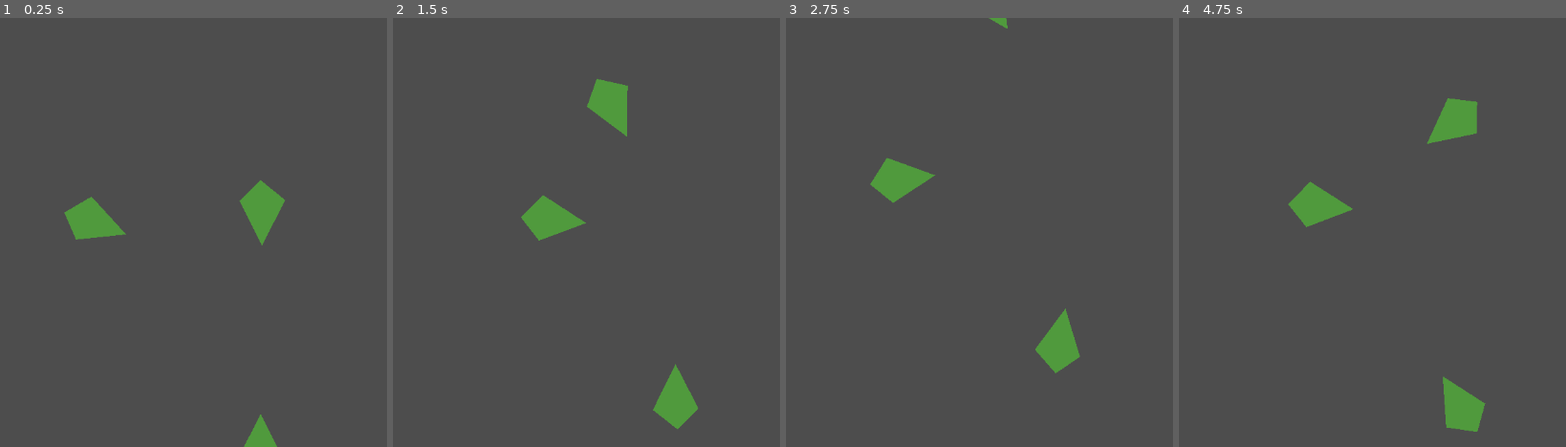
Above: before the commit, frames 1-4 (left to right).
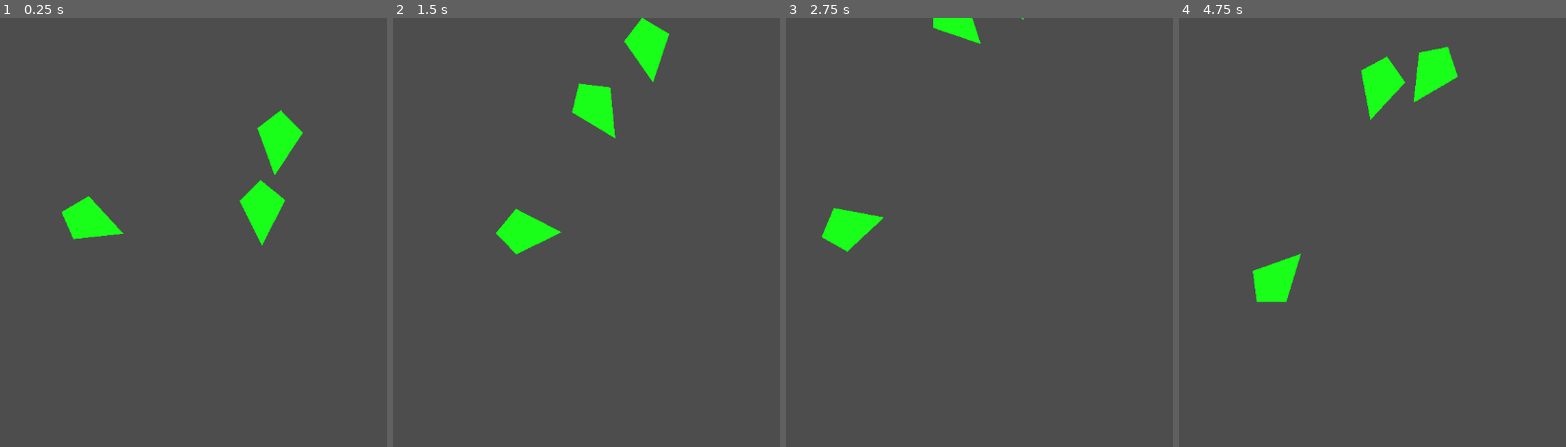
Above: after the commit, the same moments.

Repository: Immersor-git/Running-Out-of-Power
Game: Godot game, scene res://shydog.tscn
Two runs of this game, one before a commit and one after it. Both use one fixed random seed, a clock stepped at 60 frames per second and the inputs below.
Inputs (mouse positions are in pixels of both pictures, inside the frame that each line leads up to):
- Up to frame 1 (0.25 s): no input
- Up to frame 2 (1.5 s): move the mouse to (outside the picture) at 0.52 s; move the mouse to (501, 253) at 1.27 s
- Up to frame 3 (2.75 s): move the mouse to (1122, 138) at 2.02 s
- Up to frame 4 (4.75 s): move the mouse to (1403, 318) at 2.77 s; move the mouse to (outside the picture) at 3.52 s; move the mouse to (1209, 168) at 4.27 s

The runs differ from the first frame. In frame 1, 3.2% of the frame differs, in the area x 15-79%, y 21-100%; in frame 2, 4.8%; in frame 3, 3.3%; in frame 4, 5.5%, in the area x 19-80%, y 6-97%.

Commit message:
Dog attacking

Diff:
--- a/Running_Out_Of_Power/Godot/CharacterBody2D.gd
+++ b/Running_Out_Of_Power/Godot/CharacterBody2D.gd
@@ -1,41 +1,53 @@
 extends CharacterBody2D
 
 # Get the gravity from the project settings to be synced with RigidBody nodes.
-var state = "Curious"
+
+enum STATE {Curious,Threatened,Attacking}
+
+var state = STATE.Curious
 
 var targetPosition = Vector2(0,0)
 var actualPosition = Vector2(0,0)
 
-func state_Curious():
-	get_node("Polygon2D").stateCurious()
+var action = false
+
+var timer = Timer.new()
+
+func stateCurious():
+	get_node("%Doggygon").stateCurious()
 	var diff = targetPosition - global_position
 	var distance = diff.length()
-	if distance > 300:
+	if distance > 400:
 		velocity = Vector2(200,0).rotated(global_rotation)
-	elif distance < 150:
+	elif distance < 300:
 		velocity = Vector2(-200,0).rotated(global_rotation)
 	else:
 		velocity = Vector2(0,60).rotated(global_rotation)
 
-func state_Threatened():
-	get_node("Polygon2D").stateThreatened()
+func stateThreatened():
+	get_node("%Doggygon").stateThreatened()
 	var diff = targetPosition - global_position
 	var distance = diff.length()
 	if distance > 300:
 		velocity = Vector2(100,0).rotated(global_rotation)
-	elif distance < 150:
-		velocity = Vector2(-100,0).rotated(global_rotation)
+	elif distance < 200:
+		velocity = Vector2(-150,0).rotated(global_rotation)
+
+func stateAttacking():
+	action = true
+	velocity = Vector2(0,0)
+	get_node("%Doggygon").stateWindup()
+	await get_tree().create_timer(1.0).timeout
+	get_node("%Doggygon").stateAttack()
+	velocity = Vector2(500,0).rotated(global_rotation)
+	await get_tree().create_timer(0.7).timeout
+	velocity = Vector2(500,0).rotated(global_rotation)
+	state = STATE.Threatened
+	await get_tree().create_timer(0.3).timeout
+	action = false
 
 func target_position():
 	return get_global_mouse_position()
-
-func movement():
-	var diff = targetPosition - global_position
-	var distance = diff.length()
-	if distance > 300:
-		velocity = Vector2(200,0).rotated(global_rotation)
-	else:
-		velocity = Vector2(-200,0).rotated(global_rotation)
 
 
 func _physics_process(delta):
@@ -44,7 +56,43 @@
 	actualPosition = target_position();
 	targetPosition = targetPosition.lerp(actualPosition,0.04)
 	look_at(targetPosition)
-	movement()
+
+
+	if state == STATE.Curious:
+		stateCurious()
+	elif state == STATE.Threatened:
+		stateThreatened()
 	#state_Curious()
 
 	move_and_slide()
+
+func behavior():
+	if action:
+		return
+
+	if state == STATE.Curious:
+		state = STATE.Threatened
+	else:
+		var doesLunge = randf()
+		print("AttackChance")
+		print(doesLunge)
+		if doesLunge < 0.5:
+			state = STATE.Attacking
+			stateAttacking()
+		else:
+			state = STATE.Curious
+	print("Setting state")
+	print("State")
+
+func _inital():
+	print("Starting")
+	timer.wait_time = 3.0
+	timer.one_shot = false
+	add_child(timer)
+	timer.start()
+	timer.connect("timeout",behavior)
+
+
+func _on_timer_timeout():
+	behavior()
+	get_node("Timer").wait_time = randi_range(3,7)
--- a/Running_Out_Of_Power/Godot/EnemyColor.gd
+++ b/Running_Out_Of_Power/Godot/EnemyColor.gd
@@ -3,5 +3,11 @@
 func stateCurious():
 	color = Color(0.1,1,0.1)
 
-func stateThreatend():
+func stateThreatened():
 	color = Color(0.6,0.6,0)
+
+func stateWindup():
+	color = Color(0.8,0,0)
+
+func stateAttack():
+	color = Color(0.5,0,0)
--- /dev/null
+++ b/Running_Out_Of_Power/Godot/enemy_shydog.tscn
@@ -0,0 +1,26 @@
+[gd_scene load_steps=4 format=3 uid="uid://bvblgopn4jmlh"]
+
+[ext_resource type="Script" path="res://CharacterBody2D.gd" id="1_6qkpl"]
+[ext_resource type="Script" path="res://EnemyColor.gd" id="2_tcd4h"]
+
+[sub_resource type="CircleShape2D" id="CircleShape2D_xokvy"]
+
+[node name="Patroller" type="CharacterBody2D"]
+position = Vector2(0, -149)
+script = ExtResource("1_6qkpl")
+
+[node name="CollisionShape2D" type="CollisionShape2D" parent="."]
+scale = Vector2(3, 3)
+shape = SubResource("CircleShape2D_xokvy")
+
+[node name="Doggygon" type="Polygon2D" parent="."]
+unique_name_in_owner = true
+color = Color(0.313726, 0.603922, 0.239216, 1)
+polygon = PackedVector2Array(1, -36, 70, -1, 2, 33, -29, 1)
+script = ExtResource("2_tcd4h")
+
+[node name="Timer" type="Timer" parent="."]
+wait_time = 5.0
+autostart = true
+
+[connection signal="timeout" from="Timer" to="." method="_on_timer_timeout"]
--- a/Running_Out_Of_Power/Godot/shydog.tscn
+++ b/Running_Out_Of_Power/Godot/shydog.tscn
@@ -1,48 +1,16 @@
-[gd_scene load_steps=4 format=3 uid="uid://bbw44bdfdirmg"]
+[gd_scene load_steps=2 format=3 uid="uid://bbw44bdfdirmg"]
 
-[ext_resource type="Script" path="res://CharacterBody2D.gd" id="1_rhvs3"]
-[ext_resource type="Script" path="res://EnemyColor.gd" id="2_nd80s"]
-
-[sub_resource type="CircleShape2D" id="CircleShape2D_xokvy"]
+[ext_resource type="PackedScene" uid="uid://bvblgopn4jmlh" path="res://enemy_shydog.tscn" id="1_6e1uv"]
 
 [node name="Node2D" type="Node2D"]
 
-[node name="Patroller" type="CharacterBody2D" parent="."]
-position = Vector2(0, -149)
-script = ExtResource("1_rhvs3")
-
-[node name="CollisionShape2D" type="CollisionShape2D" parent="Patroller"]
-scale = Vector2(3, 3)
-shape = SubResource("CircleShape2D_xokvy")
-
-[node name="Polygon2D" type="Polygon2D" parent="Patroller"]
-color = Color(0.313726, 0.603922, 0.239216, 1)
-polygon = PackedVector2Array(1, -36, 70, -1, 2, 33, -29, 1)
-script = ExtResource("2_nd80s")
+[node name="Patroller" parent="." instance=ExtResource("1_6e1uv")]
 
 [node name="Camera2D" type="Camera2D" parent="."]
 position = Vector2(0, -149)
 
-[node name="Patroller2" type="CharacterBody2D" parent="."]
-position = Vector2(-225, -148)
-script = ExtResource("1_rhvs3")
+[node name="Patroller3" parent="." instance=ExtResource("1_6e1uv")]
+position = Vector2(22, -255)
 
-[node name="CollisionShape2D" type="CollisionShape2D" parent="Patroller2"]
-scale = Vector2(3, 3)
-shape = SubResource("CircleShape2D_xokvy")
-
-[node name="Polygon2D" type="Polygon2D" parent="Patroller2"]
-color = Color(0.313726, 0.603922, 0.239216, 1)
-polygon = PackedVector2Array(1, -36, 70, -1, 2, 33, -29, 1)
-
-[node name="Patroller3" type="CharacterBody2D" parent="."]
-position = Vector2(0, 145)
-script = ExtResource("1_rhvs3")
-
-[node name="CollisionShape2D" type="CollisionShape2D" parent="Patroller3"]
-scale = Vector2(3, 3)
-shape = SubResource("CircleShape2D_xokvy")
-
-[node name="Polygon2D" type="Polygon2D" parent="Patroller3"]
-color = Color(0.313726, 0.603922, 0.239216, 1)
-polygon = PackedVector2Array(1, -36, 70, -1, 2, 33, -29, 1)
+[node name="Patroller2" parent="." instance=ExtResource("1_6e1uv")]
+position = Vector2(-229, -149)
